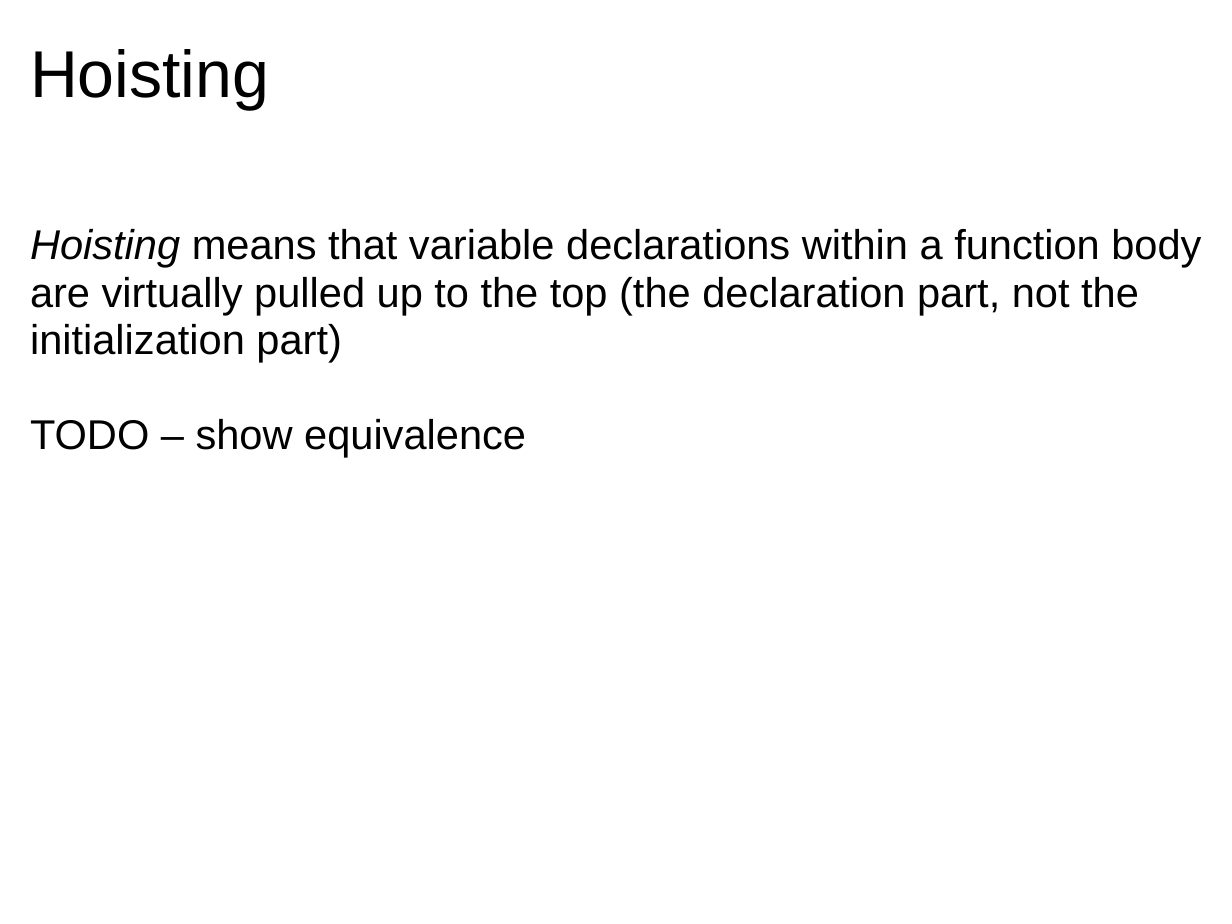
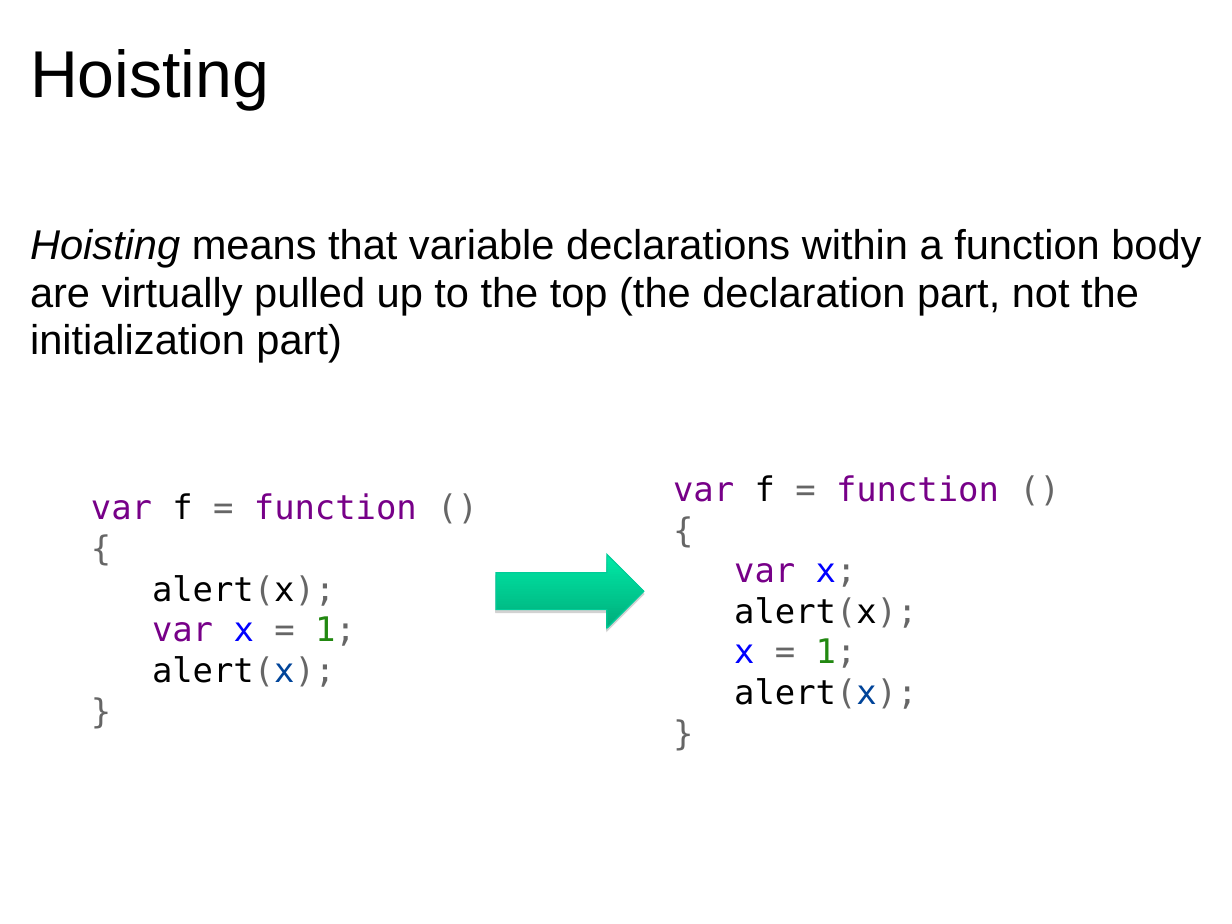
Before and after one commit to dondi/javascript-book, a slide deck: slide 30 of presentations/Chapter_5_Presentation.ppt. Drawn at 1232x924 pixels with LibreOffice and Linux fonts; fonts in the diff are those of the drawing; background and template pictures are left out. Boxes give left, top, right and bottom in pixels: in the first picture for what was removed or moved away, otherwise in the second. Text is boxed around its words. In the diff, an @@ line names an element or a change of style, - is before the commit and + after.

Commit message:
Progress

```diff
--- a/presentations/Chapter_5_Presentation.ppt
+++ b/presentations/Chapter_5_Presentation.ppt
@@ text at (30, 419, 526, 457): paragraph removed @@
-  TODO – show equivalence
@@ text added at (673, 475, 999, 709), 22 pt, text #770088 @@
+var f = function () {
+var x;
+alert(x);
+x = 1;
+alert(x);
+}
@@ text added at (91, 493, 417, 687), 22 pt, text #770088 @@
+var f = function () {
+alert(x);
+var x = 1;
+alert(x);
+}
@@ right arrow added at (496, 554, 643, 629), fill gradient #00E9A6 to #00AD7B, outline #00CC98 0.74 pt @@
```
Also in this commit, not shown: 7 other slides changed.
